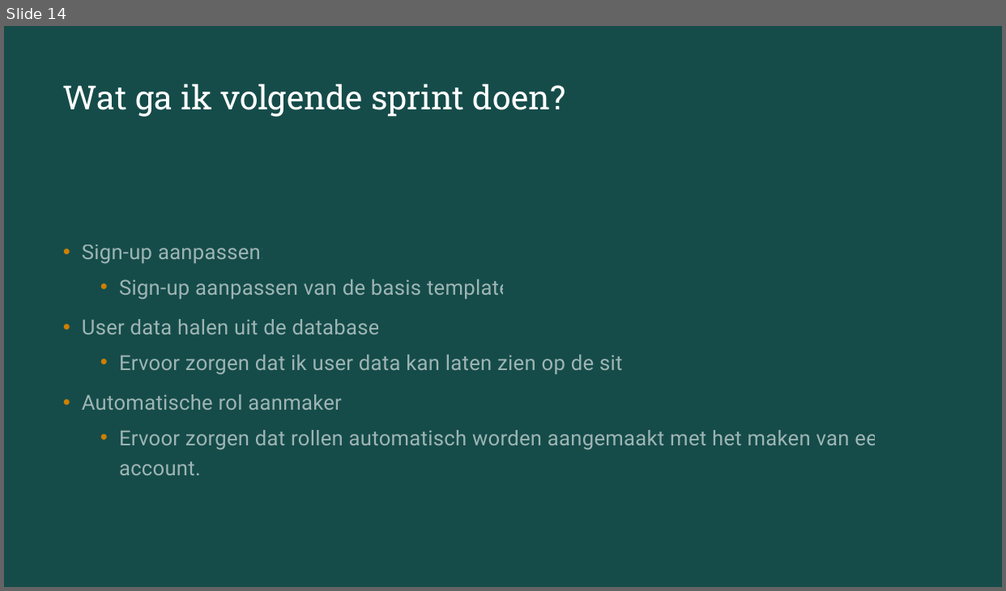
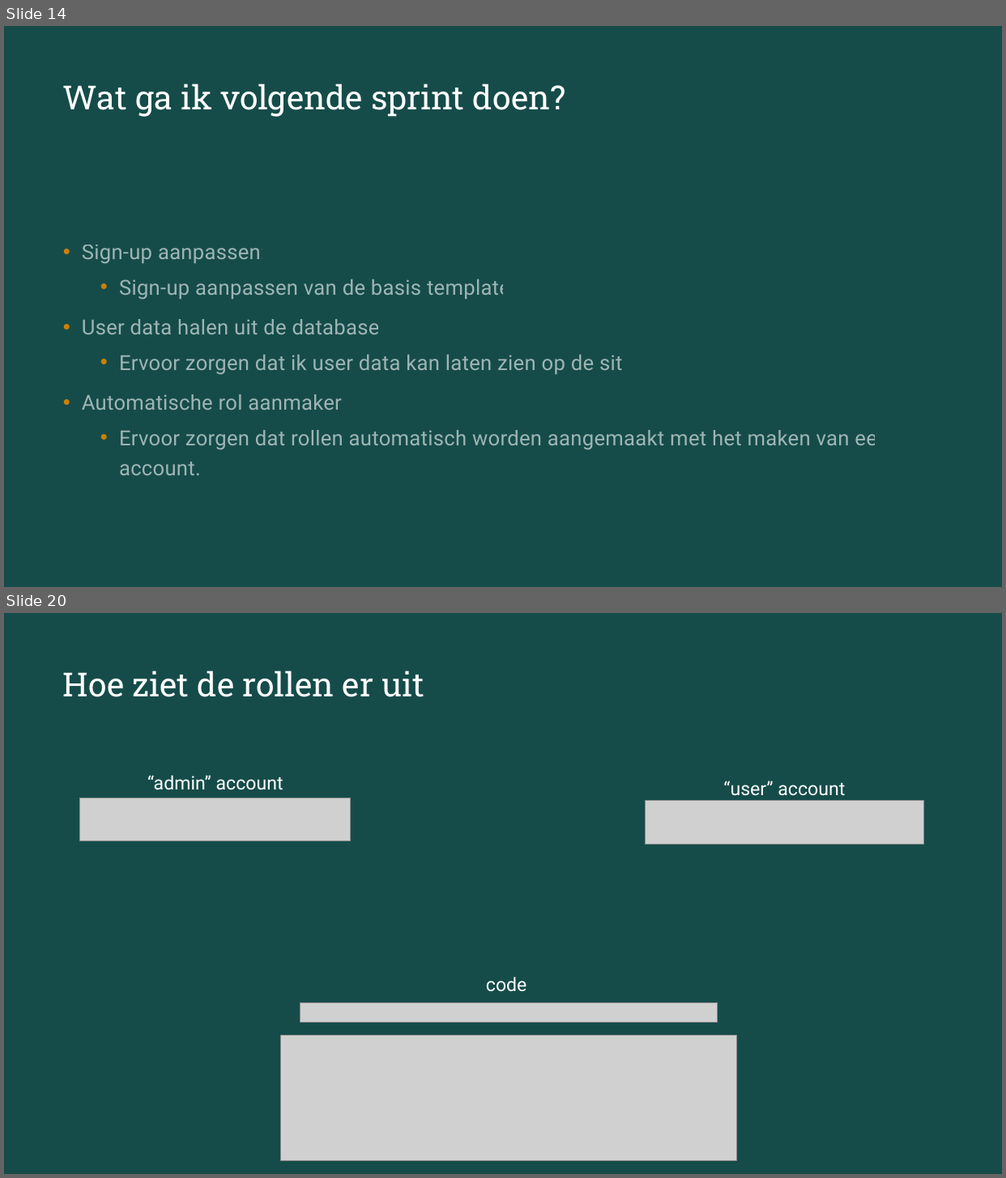
Before and after one commit to DontCloneBasil/Project-smarties, a slide deck: sprint review.pptx. Shown one above the other, each under a label of ours: slide 14 before the commit, slides 14 and 20 after it; the slides between them are not shown. The pictures are 1006x591 and 1006x1178 pixels, drawn with LibreOffice and Linux fonts; fonts in the diff are those of the drawing; grey boxes stand for pictures. Boxes give left, top, right and bottom in pixels: in the first picture for what was removed or moved away, otherwise in the second. Text is boxed around its words. In the diff, an @@ line names an element or a change of style, - is before the commit and + after.

```diff
--- a/sprint review.pptx
+++ b/sprint review.pptx
@@ slide 20 added at (4,613,1002,1174), background #0B2827; not listed: 1 template element that a slide beside it also shows @@
@@ title added at (63,671,424,697), 32 pt, text #FFFFFF @@
+Hoe ziet de rollen er uit
@@ text added at (147,775,283,790), 18 pt, text #FFFFFF @@
+“admin” account
@@ text added at (723,781,845,796), 18 pt, text #FFFFFF @@
+“user” account
@@ picture added at (80,798,351,841) @@
@@ picture added at (645,800,924,844) @@
@@ text added at (486,977,526,992), 18 pt, text #FFFFFF @@
+code
@@ picture added at (300,1003,718,1023) @@
@@ picture added at (280,1036,737,1161) @@
```
Also in this commit, not shown: 1 slide changed, 9 other slides added, 4 other files.
